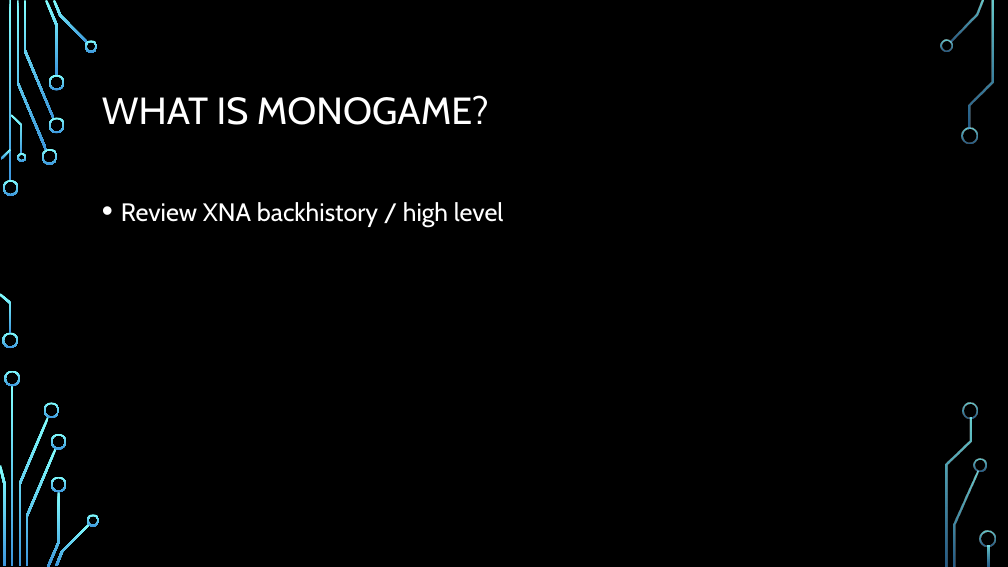
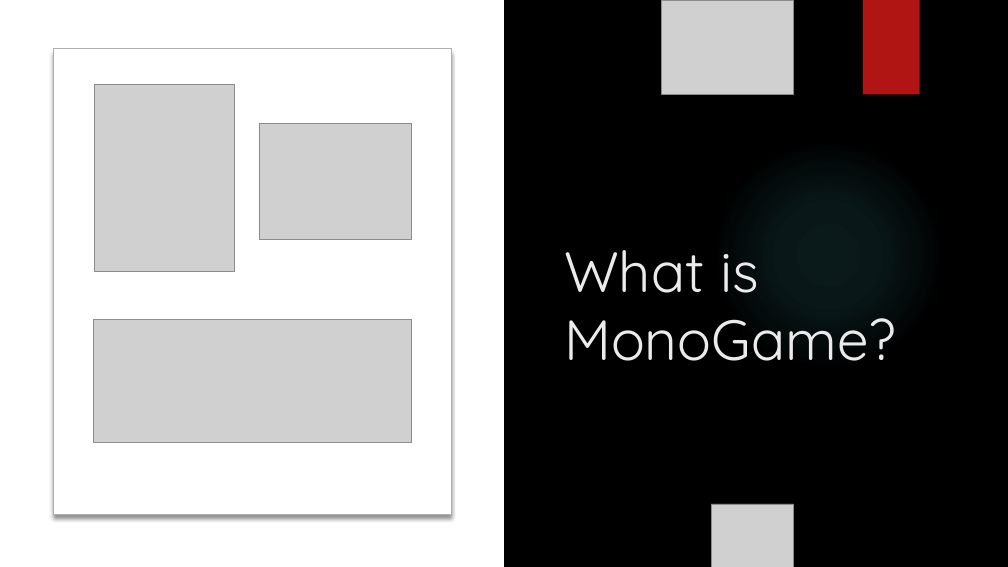
Before and after one commit to jcapellman/Presentations, a slide deck: slide 2 of MonoGame - 4.19.2019/Presentation.pptx. Drawn at 1008x567 pixels with LibreOffice and Linux fonts; fonts in the diff are those of the drawing; grey boxes stand for pictures; background and template pictures are left out. Boxes give left, top, right and bottom in pixels: in the first picture for what was removed or moved away, otherwise in the second. Text is boxed around its words. In the diff, an @@ line names an element or a change of style, - is before the commit and + after.

```diff
--- a/MonoGame - 4.19.2019/Presentation.pptx
+++ b/MonoGame - 4.19.2019/Presentation.pptx
@@ rectangle added at <box>0,0,504,567</box>, fill #FFFFFF @@
@@ picture added at <box>662,0,794,95</box> @@
@@ rectangle added at <box>863,0,920,95</box>, fill #B01513 @@
@@ rounded rectangle added at <box>54,49,451,514</box>, fill #FFFFFF, outline #B0B0B0 1 pt @@
@@ picture added at <box>95,84,235,271</box> @@
@@ title "What is MonoGame?" at <box>564,250,896,361</box>: vertical alignment middle to bottom @@
@@ picture added at <box>259,124,411,240</box> @@
@@ ellipse added at <box>712,138,944,371</box>, fill gradient #50B9C1 @@
@@ ellipse added at <box>712,138,944,371</box>, fill gradient #50B9C1 @@
@@ text removed at <box>121,202,504,227</box> @@
-• Review XNA backhistory / high level
@@ picture added at <box>0,221,333,567</box> @@
@@ picture added at <box>0,239,126,435</box> @@
@@ title at <box>564,250,896,361</box>: text changed; size 36 to 54 pt; font Cabin to Quicksand; text colour #FFFFFF to #EBEBEB @@
-WHAT IS MONOGAME?
+What is MonoGame?
@@ picture added at <box>93,320,411,442</box> @@
@@ picture added at <box>712,504,794,567</box> @@
@@ group removed at <box>0,0,996,567</box>: 33 freeform shapes, 3 rectangles @@
```
Also in this commit, not shown: 4 other slides changed, 5 slides added, 3 slides removed.
